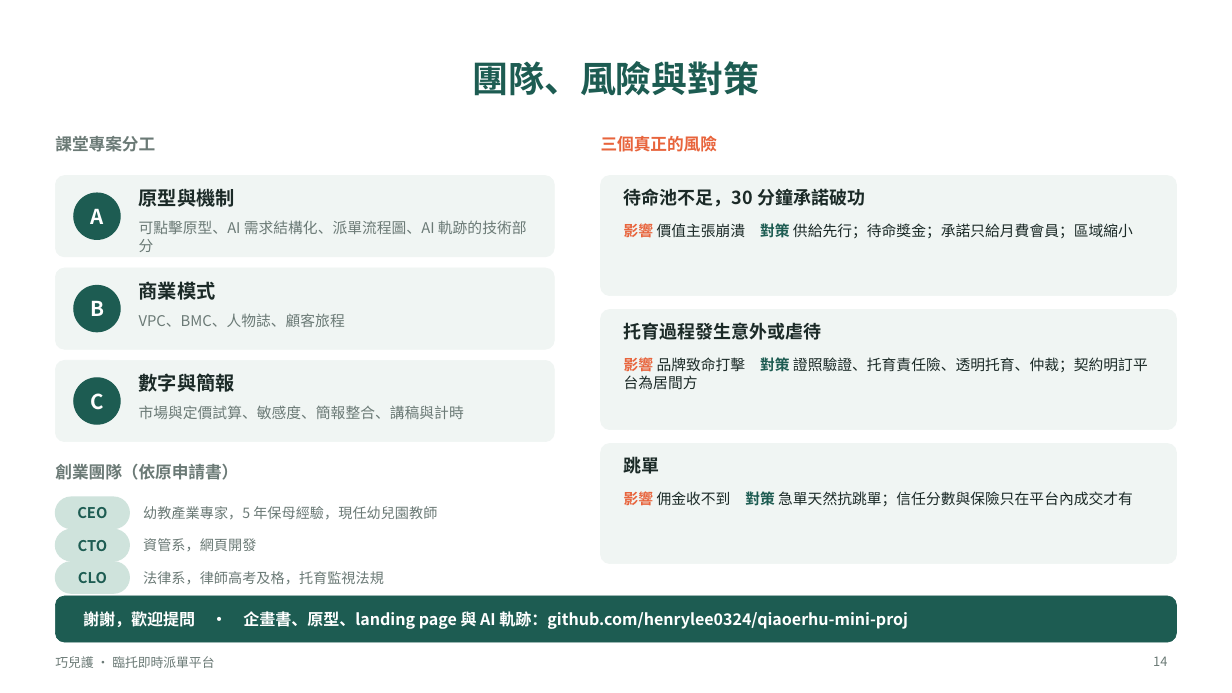
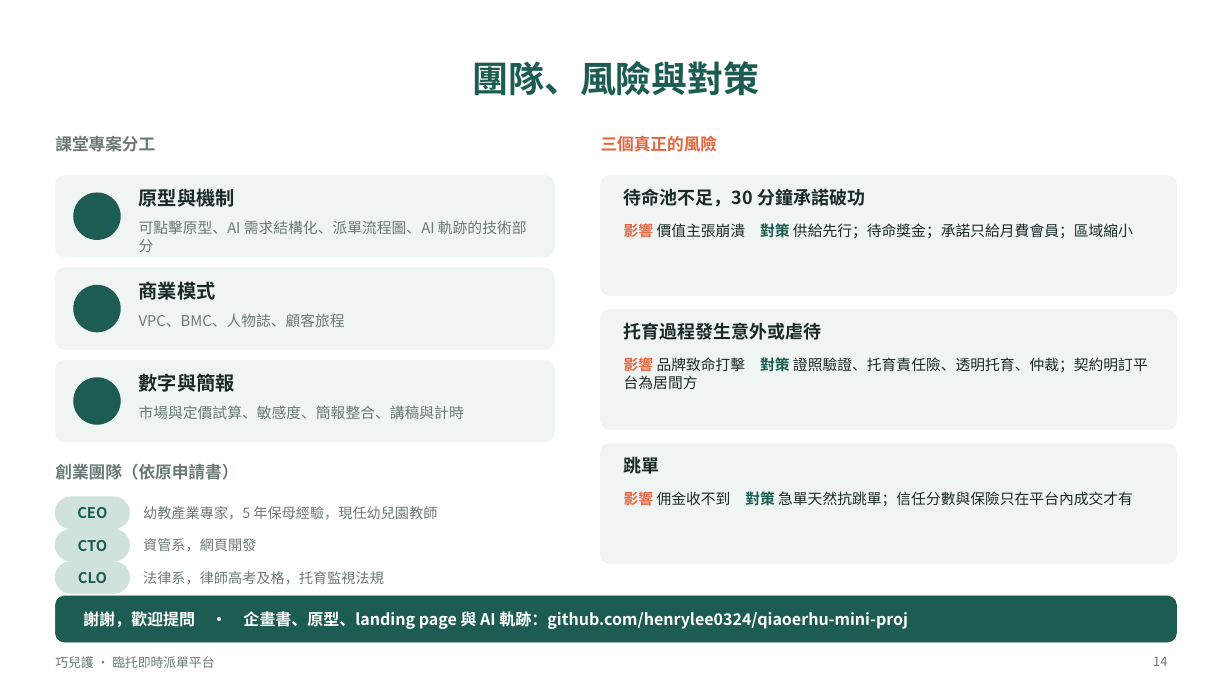
Before and after one commit to henrylee0324/qiaoerhu-mini-proj, a slide deck: slide 14 of 巧兒護_簡報.pptx. Drawn at 1232x693 pixels with LibreOffice and Linux fonts; fonts in the diff are those of the drawing. Boxes give left, top, right and bottom in pixels: in the first picture for what was removed or moved away, otherwise in the second. Text is boxed around its words. In the diff, an @@ line names an element or a change of style, - is before the commit and + after.

```diff
--- a/巧兒護_簡報.pptx
+++ b/巧兒護_簡報.pptx
@@ text removed at [90, 208, 103, 224] @@
-A
@@ text removed at [90, 300, 104, 316] @@
-B
@@ text removed at [90, 393, 103, 410] @@
-C
```
Also in this commit, not shown: 4 other slides changed, 2 other files.
